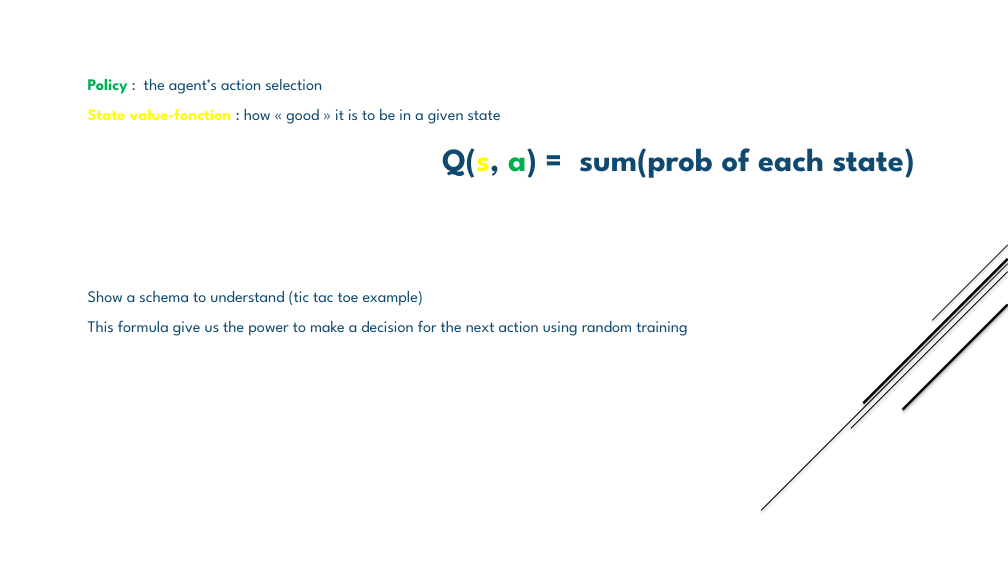
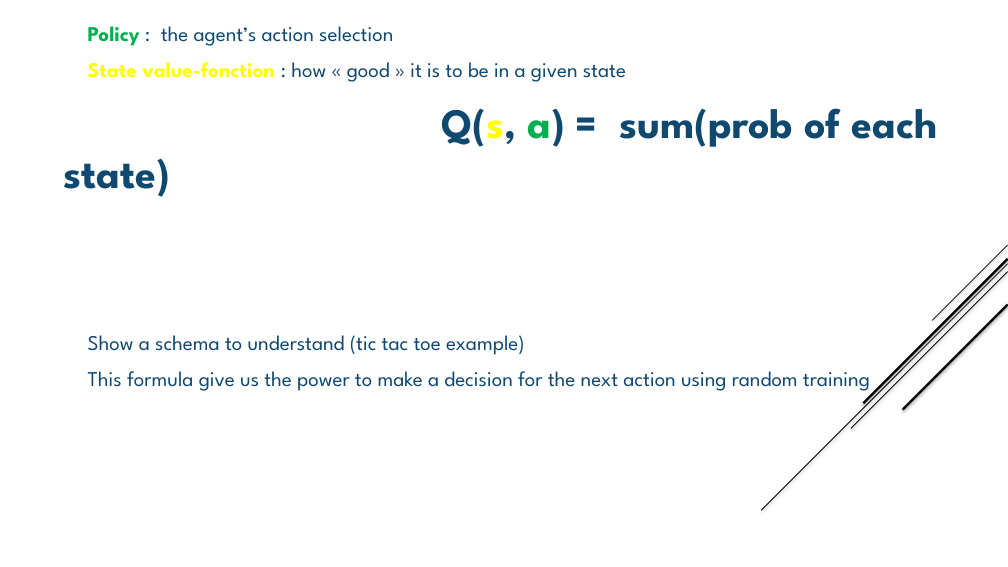
Before and after one commit to jnguyen1192/SIA, a slide deck: slide 5 of SAI_presentation_libre_office.pptx. Drawn at 1008x567 pixels with LibreOffice and Linux fonts; fonts in the diff are those of the drawing. Boxes give left, top, right and bottom in pixels: in the first picture for what was removed or moved away, otherwise in the second. Text is boxed around its words. In the diff, an @@ line names an element or a change of style, - is before the commit and + after.

```diff
--- a/SAI_presentation_libre_office.pptx
+++ b/SAI_presentation_libre_office.pptx
@@ text "Policy : the agent’s action ..." at box(88, 26, 938, 391): size 15.4 to 20 pt in "Policy : the agent’s action selection", "State value-fonction : how « good » ...", "Show a schema to understand (tic tac ...", "This formula give us the power to ..."; size 30.8 to 40 pt in "Q(s, a) = sum(prob of each state)" @@
```
Also in this commit, not shown: 3 other slides changed.
